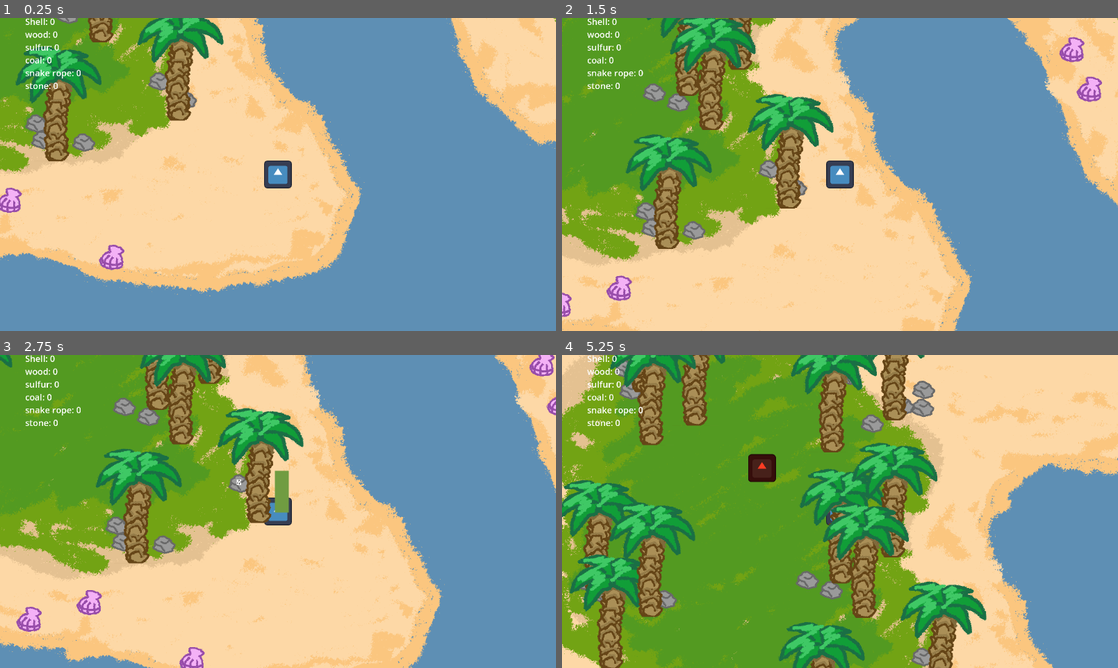
Above: before the commit, frames 1-4 (two rows, left to right).
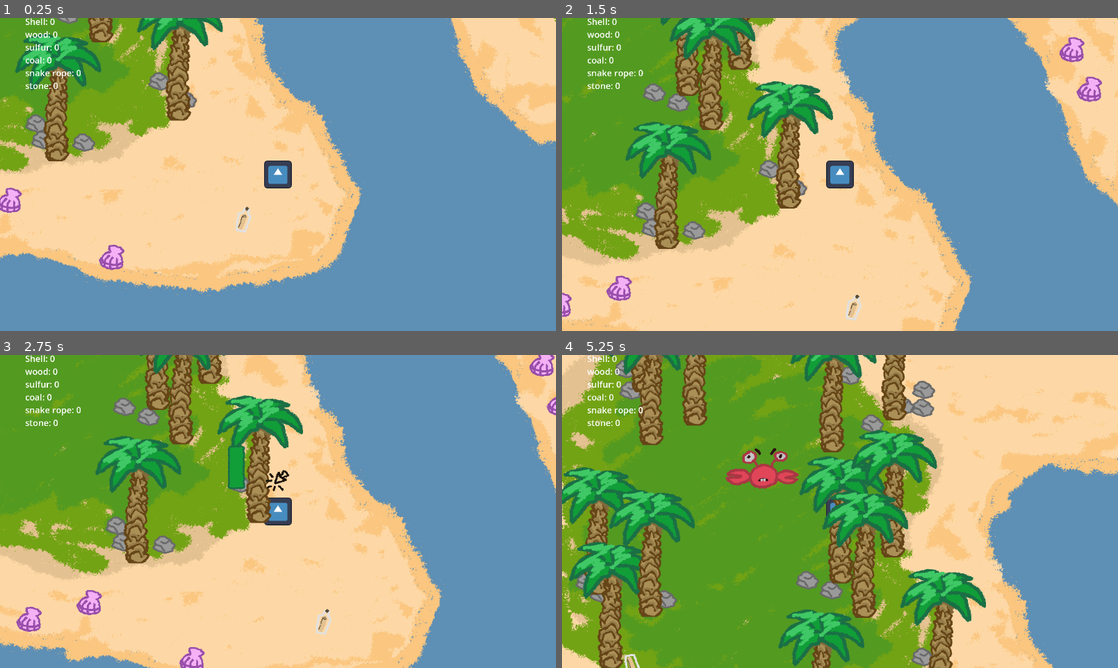
Above: after the commit, the same moments.

Repository: Tarudahat/Alone
Game: Godot game, scene res://scenes/islands/common_islands/island01.tscn
The game is run twice, just before and just after one commit, with the same random seed, the same clock (stepped at 60 frames per second) and the same inputs. The engine's default icon, where the game draws it, is replaced by a stand-in: a white triangle on a blue panel in a dark square.
Inputs (mouse positions are in pixels of both pictures, inside the frame that each line leads up to):
- Up to frame 1 (0.25 s): no input
- Up to frame 2 (1.5 s): move the mouse to (728, 118) at 0.52 s; hold J (rotate_stick_right) 0.53-1.28 s; hold E (collect) 0.53-1.28 s; click (728, 118) at 0.8 s; move the mouse to (639, 215) at 1.27 s; hold D (rotate_stick_left) from 1.28 s (still down); click (639, 215) at 1.35 s
- Up to frame 3 (2.75 s): tap E (collect) at 1.55 s; move the mouse to (155, 389) at 2.02 s; release D (rotate_stick_left) at 2.03 s; hold J (rotate_stick_right) from 2.03 s (still down); hold E (collect) from 2.03 s (still down); click (155, 389) at 2.3 s
- Up to frame 4 (5.25 s): move the mouse to (739, 414) at 2.77 s; release E (collect) at 2.78 s; click (739, 414) at 2.85 s; tap E (collect) at 3.05, 4.35 s; move the mouse to (795, 395) at 3.52 s; release J (rotate_stick_right) at 3.53 s; hold F (make_coal) 3.53-4.28 s; hold D (rotate_stick_left) from 3.53 s (still down); click (795, 395) at 3.8 s; move the mouse to (562, 580) at 4.27 s; move the mouse to (573, 567) at 5.02 s; press the mouse at (573, 567) at 5.03 s

The runs differ from the first frame. In frame 1, 3.6% of the frame differs, in the area x 2-46%, y 0-69%; in frame 2, 6.2%; in frame 3, 6.1%; in frame 4, 18%, in the area x 0-77%, y 0-100%.

Commit message:
add crab, tree hp, ui textures

Diff:
--- a/scenes/Player.tscn
+++ b/scenes/Player.tscn
@@ -75,4 +75,18 @@
 [node name="throw_cooldown" type="Timer" parent="."]
 wait_time = 0.3
 
+[node name="img_ui" type="TextureRect" parent="."]
+z_index = 100
+anchors_preset = 15
+anchor_right = 1.0
+anchor_bottom = 1.0
+offset_left = -526.0
+offset_top = -554.0
+offset_right = 194.0
+offset_bottom = 166.0
+grow_horizontal = 2
+grow_vertical = 2
+scale = Vector2(1.5, 1.5)
+stretch_mode = 3
+
 [connection signal="timeout" from="throw_cooldown" to="." method="_on_throw_cooldown_timeout"]
--- a/scenes/click_indicator.tscn
+++ b/scenes/click_indicator.tscn
@@ -1,6 +1,10 @@
-[gd_scene load_steps=2 format=3 uid="uid://cs6vorw8qhva2"]
+[gd_scene load_steps=3 format=3 uid="uid://cs6vorw8qhva2"]
 
 [ext_resource type="Texture2D" uid="uid://dsn2iw15ptviv" path="res://assets/click.png" id="1_mkgbx"]
+[ext_resource type="Script" uid="uid://dtt8kmdl47ssa" path="res://scripts/indicator.gd" id="2_r4xs6"]
 
 [node name="click_indicator" type="Sprite2D"]
+z_index = 70
+scale = Vector2(1.5, 1.5)
 texture = ExtResource("1_mkgbx")
+script = ExtResource("2_r4xs6")
--- a/scenes/crab.tscn
+++ b/scenes/crab.tscn
@@ -1,10 +1,32 @@
-[gd_scene load_steps=5 format=3 uid="uid://bi8c5e1k7qi8r"]
+[gd_scene load_steps=8 format=3 uid="uid://bi8c5e1k7qi8r"]
 
 [ext_resource type="Script" uid="uid://b214ub7m2aky5" path="res://scripts/crab.gd" id="1_2b8bq"]
-[ext_resource type="Texture2D" uid="uid://b2xbviayn2yjr" path="res://icon.svg" id="1_ow7wl"]
+[ext_resource type="Texture2D" uid="uid://cgq5s40lv3v3e" path="res://assets/enemies/crab.png" id="2_2b8bq"]
+
+[sub_resource type="AtlasTexture" id="AtlasTexture_rq6vx"]
+atlas = ExtResource("2_2b8bq")
+region = Rect2(0, 0, 240, 128)
+
+[sub_resource type="AtlasTexture" id="AtlasTexture_83q5x"]
+atlas = ExtResource("2_2b8bq")
+region = Rect2(240, 0, 240, 128)
+
+[sub_resource type="SpriteFrames" id="SpriteFrames_rftv6"]
+animations = [{
+"frames": [{
+"duration": 1.0,
+"texture": SubResource("AtlasTexture_rq6vx")
+}, {
+"duration": 1.0,
+"texture": SubResource("AtlasTexture_83q5x")
+}],
+"loop": true,
+"name": &"default",
+"speed": 5.0
+}]
 
 [sub_resource type="CircleShape2D" id="CircleShape2D_ow7wl"]
-radius = 55.3263
+radius = 127.063
 
 [sub_resource type="CircleShape2D" id="CircleShape2D_2b8bq"]
 radius = 466.429
@@ -19,9 +41,11 @@
 platform_floor_layers = 4294967294
 script = ExtResource("1_2b8bq")
 
-[node name="Sprite2D" type="Sprite2D" parent="."]
-modulate = Color(1, 0.235294, 0.137255, 1)
-texture = ExtResource("1_ow7wl")
+[node name="Sprite2D" type="AnimatedSprite2D" parent="."]
+scale = Vector2(1.5, 1.5)
+sprite_frames = SubResource("SpriteFrames_rftv6")
+autoplay = "default"
+frame_progress = 0.886327
 
 [node name="CollisionShape2D" type="CollisionShape2D" parent="."]
 shape = SubResource("CircleShape2D_ow7wl")
--- a/scenes/e_indicator.tscn
+++ b/scenes/e_indicator.tscn
@@ -1,6 +1,9 @@
-[gd_scene load_steps=2 format=3 uid="uid://dsp5tqil3gvlt"]
+[gd_scene load_steps=3 format=3 uid="uid://dsp5tqil3gvlt"]
 
 [ext_resource type="Texture2D" uid="uid://b7671mcybmvp4" path="res://assets/E.png" id="1_4d68p"]
+[ext_resource type="Script" uid="uid://dtt8kmdl47ssa" path="res://scripts/indicator.gd" id="2_a3ptr"]
 
 [node name="E_indicator" type="Sprite2D"]
+z_index = 70
 texture = ExtResource("1_4d68p")
+script = ExtResource("2_a3ptr")
--- a/scenes/islands/common_islands/island01.tscn
+++ b/scenes/islands/common_islands/island01.tscn
@@ -6,6 +6,8 @@
 [ext_resource type="PackedScene" uid="uid://dtojjnxtrvye8" path="res://scenes/snake.tscn" id="5_b8l7x"]
 [ext_resource type="PackedScene" uid="uid://bi8c5e1k7qi8r" path="res://scenes/crab.tscn" id="6_j7yk5"]
 [ext_resource type="PackedScene" uid="uid://vsswstq88npp" path="res://scenes/item.tscn" id="7_bp5o4"]
+[ext_resource type="PackedScene" uid="uid://bplo0xxon7kth" path="res://scenes/tutorial_flask.tscn" id="7_j7yk5"]
+[ext_resource type="Texture2D" uid="uid://cxqg4eb0upju0" path="res://assets/tutorials/tutorial2.png" id="8_bp5o4"]
 
 [node name="Island" type="Node2D"]
 
@@ -70,6 +72,122 @@
 [node name="Tree18" parent="Trees" instance=ExtResource("4_iywj2")]
 position = Vector2(753, -467)
 
+[node name="Shells" type="Node2D" parent="."]
+
+[node name="item" parent="Shells" instance=ExtResource("7_bp5o4")]
+position = Vector2(-1701, 1218)
+
+[node name="item2" parent="Shells" instance=ExtResource("7_bp5o4")]
+position = Vector2(-1978, 1295)
+
+[node name="item3" parent="Shells" instance=ExtResource("7_bp5o4")]
+position = Vector2(-1228, 1480)
+
+[node name="item4" parent="Shells" instance=ExtResource("7_bp5o4")]
+position = Vector2(-2372, 1118)
+
+[node name="item5" parent="Shells" instance=ExtResource("7_bp5o4")]
+position = Vector2(-2943, 388)
+
+[node name="item6" parent="Shells" instance=ExtResource("7_bp5o4")]
+position = Vector2(-2948, -557)
+
+[node name="item7" parent="Shells" instance=ExtResource("7_bp5o4")]
+position = Vector2(-2670, -896)
+
+[node name="item8" parent="Shells" instance=ExtResource("7_bp5o4")]
+position = Vector2(-1780, -1310)
+
+[node name="item9" parent="Shells" instance=ExtResource("7_bp5o4")]
+position = Vector2(464, 302)
+
+[node name="item11" parent="Shells" instance=ExtResource("7_bp5o4")]
+position = Vector2(2137, -749)
+
+[node name="item12" parent="Shells" instance=ExtResource("7_bp5o4")]
+position = Vector2(1904, 181)
+
+[node name="item10" parent="Shells" instance=ExtResource("7_bp5o4")]
+position = Vector2(383, 120)
+
+[node name="Stones" type="Node2D" parent="."]
+
+[node name="item" parent="Stones" instance=ExtResource("7_bp5o4")]
+position = Vector2(-1360, 951)
+item_type = 5
+
+[node name="item2" parent="Stones" instance=ExtResource("7_bp5o4")]
+position = Vector2(-1576, 864)
+item_type = 5
+
+[node name="item3" parent="Stones" instance=ExtResource("7_bp5o4")]
+position = Vector2(-1549, 940)
+item_type = 5
+
+[node name="item4" parent="Stones" instance=ExtResource("7_bp5o4")]
+position = Vector2(-892, 754)
+item_type = 5
+
+[node name="item5" parent="Stones" instance=ExtResource("7_bp5o4")]
+position = Vector2(-1010, 670)
+item_type = 5
+
+[node name="item6" parent="Stones" instance=ExtResource("7_bp5o4")]
+position = Vector2(-1542, 317)
+item_type = 5
+
+[node name="item7" parent="Stones" instance=ExtResource("7_bp5o4")]
+position = Vector2(-1432, 363)
+item_type = 5
+
+[node name="item8" parent="Stones" instance=ExtResource("7_bp5o4")]
+position = Vector2(-2196, 405)
+item_type = 5
+
+[node name="item9" parent="Stones" instance=ExtResource("7_bp5o4")]
+position = Vector2(-2557, 325)
+item_type = 5
+
+[node name="item10" parent="Stones" instance=ExtResource("7_bp5o4")]
+position = Vector2(-2492, 378)
+item_type = 5
+
+[node name="item11" parent="Stones" instance=ExtResource("7_bp5o4")]
+position = Vector2(-2378, -655)
+item_type = 5
+
+[node name="item12" parent="Stones" instance=ExtResource("7_bp5o4")]
+position = Vector2(-2355, -556)
+item_type = 5
+
+[node name="item13" parent="Stones" instance=ExtResource("7_bp5o4")]
+position = Vector2(-2173, -742)
+item_type = 5
+
+[node name="item14" parent="Stones" instance=ExtResource("7_bp5o4")]
+position = Vector2(-1349, -624)
+item_type = 5
+
+[node name="item15" parent="Stones" instance=ExtResource("7_bp5o4")]
+position = Vector2(-1007, -559)
+item_type = 5
+
+[node name="item16" parent="Stones" instance=ExtResource("7_bp5o4")]
+position = Vector2(-1102, -487)
+item_type = 5
+
+[node name="item17" parent="Stones" instance=ExtResource("7_bp5o4")]
+position = Vector2(-1011, -476)
+item_type = 5
+
+[node name="item18" parent="Stones" instance=ExtResource("7_bp5o4")]
+position = Vector2(-1243, -404)
+item_type = 5
+
+[node name="item19" parent="Stones" instance=ExtResource("7_bp5o4")]
+position = Vector2(-1243, -404)
+item_type = 5
+
 [node name="Enemies" type="Node2D" parent="."]
 
 [node name="Snake" parent="Enemies" instance=ExtResource("5_b8l7x")]
@@ -93,121 +211,13 @@
 [node name="Crab" parent="Enemies" instance=ExtResource("6_j7yk5")]
 position = Vector2(-1845, -217)
 
-[node name="Shells" type="Node2D" parent="."]
-
-[node name="item" parent="Shells" instance=ExtResource("7_bp5o4")]
-position = Vector2(-1701, 1218)
-
-[node name="item2" parent="Shells" instance=ExtResource("7_bp5o4")]
-position = Vector2(-1978, 1295)
-
-[node name="item3" parent="Shells" instance=ExtResource("7_bp5o4")]
-position = Vector2(-1228, 1480)
-
-[node name="item4" parent="Shells" instance=ExtResource("7_bp5o4")]
-position = Vector2(-2372, 1118)
-
-[node name="item5" parent="Shells" instance=ExtResource("7_bp5o4")]
-position = Vector2(-2943, 388)
-
-[node name="item6" parent="Shells" instance=ExtResource("7_bp5o4")]
-position = Vector2(-2948, -557)
-
-[node name="item7" parent="Shells" instance=ExtResource("7_bp5o4")]
-position = Vector2(-2670, -896)
-
-[node name="item8" parent="Shells" instance=ExtResource("7_bp5o4")]
-position = Vector2(-1780, -1310)
-
-[node name="item9" parent="Shells" instance=ExtResource("7_bp5o4")]
-position = Vector2(464, 302)
-
-[node name="item11" parent="Shells" instance=ExtResource("7_bp5o4")]
-position = Vector2(2137, -749)
-
-[node name="item12" parent="Shells" instance=ExtResource("7_bp5o4")]
-position = Vector2(1904, 181)
-
-[node name="item10" parent="Shells" instance=ExtResource("7_bp5o4")]
-position = Vector2(383, 120)
-
-[node name="Stones" type="Node2D" parent="."]
-
-[node name="item" parent="Stones" instance=ExtResource("7_bp5o4")]
-position = Vector2(-1360, 951)
-item_type = 5
-
-[node name="item2" parent="Stones" instance=ExtResource("7_bp5o4")]
-position = Vector2(-1576, 864)
-item_type = 5
-
-[node name="item3" parent="Stones" instance=ExtResource("7_bp5o4")]
-position = Vector2(-1549, 940)
-item_type = 5
-
-[node name="item4" parent="Stones" instance=ExtResource("7_bp5o4")]
-position = Vector2(-892, 754)
-item_type = 5
-
-[node name="item5" parent="Stones" instance=ExtResource("7_bp5o4")]
-position = Vector2(-1010, 670)
-item_type = 5
-
-[node name="item6" parent="Stones" instance=ExtResource("7_bp5o4")]
-position = Vector2(-1542, 317)
-item_type = 5
-
-[node name="item7" parent="Stones" instance=ExtResource("7_bp5o4")]
-position = Vector2(-1432, 363)
-item_type = 5
-
-[node name="item8" parent="Stones" instance=ExtResource("7_bp5o4")]
-position = Vector2(-2196, 405)
-item_type = 5
-
-[node name="item9" parent="Stones" instance=ExtResource("7_bp5o4")]
-position = Vector2(-2557, 325)
-item_type = 5
-
-[node name="item10" parent="Stones" instance=ExtResource("7_bp5o4")]
-position = Vector2(-2492, 378)
-item_type = 5
-
-[node name="item11" parent="Stones" instance=ExtResource("7_bp5o4")]
-position = Vector2(-2378, -655)
-item_type = 5
-
-[node name="item12" parent="Stones" instance=ExtResource("7_bp5o4")]
-position = Vector2(-2355, -556)
-item_type = 5
-
-[node name="item13" parent="Stones" instance=ExtResource("7_bp5o4")]
-position = Vector2(-2173, -742)
-item_type = 5
-
-[node name="item14" parent="Stones" instance=ExtResource("7_bp5o4")]
-position = Vector2(-1349, -624)
-item_type = 5
-
-[node name="item15" parent="Stones" instance=ExtResource("7_bp5o4")]
-position = Vector2(-1007, -559)
-item_type = 5
-
-[node name="item16" parent="Stones" instance=ExtResource("7_bp5o4")]
-position = Vector2(-1102, -487)
-item_type = 5
-
-[node name="item17" parent="Stones" instance=ExtResource("7_bp5o4")]
-position = Vector2(-1011, -476)
-item_type = 5
-
-[node name="item18" parent="Stones" instance=ExtResource("7_bp5o4")]
-position = Vector2(-1243, -404)
-item_type = 5
-
-[node name="item19" parent="Stones" instance=ExtResource("7_bp5o4")]
-position = Vector2(-1243, -404)
-item_type = 5
-
 [node name="Player" parent="." instance=ExtResource("2_h75ht")]
 position = Vector2(-521, 1225)
+
+[node name="tutorial_flask" parent="." instance=ExtResource("7_j7yk5")]
+position = Vector2(-622, 1307)
+
+[node name="tutorial_flask2" parent="." instance=ExtResource("7_j7yk5")]
+position = Vector2(-2345, 714)
+flip_v = true
+texture_ = ExtResource("8_bp5o4")
--- a/scenes/snake.tscn
+++ b/scenes/snake.tscn
@@ -1,13 +1,49 @@
-[gd_scene load_steps=5 format=3 uid="uid://dtojjnxtrvye8"]
+[gd_scene load_steps=10 format=3 uid="uid://dtojjnxtrvye8"]
 
-[ext_resource type="Texture2D" uid="uid://b2xbviayn2yjr" path="res://icon.svg" id="1_a5f6l"]
 [ext_resource type="Script" uid="uid://cgxwffr0y3d4v" path="res://scripts/snake.gd" id="1_yc36x"]
+[ext_resource type="Texture2D" uid="uid://bwoc7bivslx44" path="res://assets/enemies/snake.png" id="2_yc36x"]
+
+[sub_resource type="AtlasTexture" id="AtlasTexture_auphx"]
+atlas = ExtResource("2_yc36x")
+region = Rect2(0, 0, 40, 160)
+
+[sub_resource type="AtlasTexture" id="AtlasTexture_l4b1q"]
+atlas = ExtResource("2_yc36x")
+region = Rect2(40, 0, 40, 160)
+
+[sub_resource type="AtlasTexture" id="AtlasTexture_4j5f3"]
+atlas = ExtResource("2_yc36x")
+region = Rect2(80, 0, 40, 160)
+
+[sub_resource type="AtlasTexture" id="AtlasTexture_1p8c4"]
+atlas = ExtResource("2_yc36x")
+region = Rect2(120, 0, 40, 160)
+
+[sub_resource type="SpriteFrames" id="SpriteFrames_oj63r"]
+animations = [{
+"frames": [{
+"duration": 1.0,
+"texture": SubResource("AtlasTexture_auphx")
+}, {
+"duration": 1.0,
+"texture": SubResource("AtlasTexture_l4b1q")
+}, {
+"duration": 1.0,
+"texture": SubResource("AtlasTexture_4j5f3")
+}, {
+"duration": 1.0,
+"texture": SubResource("AtlasTexture_1p8c4")
+}],
+"loop": true,
+"name": &"default",
+"speed": 5.0
+}]
 
 [sub_resource type="RectangleShape2D" id="RectangleShape2D_yc36x"]
 size = Vector2(200, 44)
 
 [sub_resource type="CircleShape2D" id="CircleShape2D_yc36x"]
-radius = 344.001
+radius = 430.01
 
 [node name="Snake" type="CharacterBody2D"]
 input_pickable = true
@@ -17,10 +53,12 @@
 platform_floor_layers = 4294967294
 script = ExtResource("1_yc36x")
 
-[node name="Sprite2D" type="Sprite2D" parent="."]
-modulate = Color(0.235294, 1, 0.0980392, 1)
-scale = Vector2(1.54688, 0.34375)
-texture = ExtResource("1_a5f6l")
+[node name="Sprite2D" type="AnimatedSprite2D" parent="."]
+rotation = 1.5708
+scale = Vector2(1.5, 1.5)
+sprite_frames = SubResource("SpriteFrames_oj63r")
+autoplay = "default"
+frame_progress = 0.297862
 
 [node name="CollisionShape2D" type="CollisionShape2D" parent="."]
 shape = SubResource("RectangleShape2D_yc36x")
--- a/scenes/tree.tscn
+++ b/scenes/tree.tscn
@@ -1,8 +1,9 @@
-[gd_scene load_steps=8 format=3 uid="uid://4dr46qywa42t"]
+[gd_scene load_steps=9 format=3 uid="uid://4dr46qywa42t"]
 
 [ext_resource type="Texture2D" uid="uid://bk8ola3ebtjm6" path="res://assets/tree.png" id="1_avsvi"]
 [ext_resource type="Script" uid="uid://bslg5pnjdmc6j" path="res://scripts/tree.gd" id="2_vplca"]
 [ext_resource type="PackedScene" uid="uid://cs6vorw8qhva2" path="res://scenes/click_indicator.tscn" id="3_viusy"]
+[ext_resource type="Texture2D" uid="uid://4bxuuq6062l3" path="res://assets/tree_hp_bar_empty.png" id="4_ake3r"]
 [ext_resource type="Texture2D" uid="uid://c3d61suif5la0" path="res://assets/tree_hp_bar.png" id="4_qd6xs"]
 
 [sub_resource type="CircleShape2D" id="CircleShape2D_viusy"]
@@ -37,17 +38,7 @@
 shape = SubResource("RectangleShape2D_vplca")
 
 [node name="click_indicator" parent="." instance=ExtResource("3_viusy")]
-position = Vector2(-97, 113)
-
-[node name="ProgressBar" type="TextureProgressBar" parent="click_indicator"]
-offset_left = 165.0
-offset_top = -53.0
-offset_right = 229.0
-offset_bottom = 139.0
-max_value = 20.0
-fill_mode = 3
-texture_progress = ExtResource("4_qd6xs")
-metadata/_edit_use_anchors_ = true
+position = Vector2(80, 99)
 
 [node name="Timer" type="Timer" parent="."]
 
@@ -58,6 +49,18 @@
 position = Vector2(1, 136)
 shape = SubResource("CircleShape2D_qd6xs")
 
+[node name="ProgressBar" type="TextureProgressBar" parent="."]
+z_index = 60
+offset_left = -149.0
+offset_top = -55.0
+offset_right = -69.0
+offset_bottom = 145.0
+max_value = 20.0
+fill_mode = 3
+texture_under = ExtResource("4_ake3r")
+texture_progress = ExtResource("4_qd6xs")
+metadata/_edit_use_anchors_ = true
+
 [connection signal="mouse_entered" from="punch_hitbox" to="." method="_on_punch_hitbox_mouse_entered"]
 [connection signal="mouse_exited" from="punch_hitbox" to="." method="_on_punch_hitbox_mouse_exited"]
 [connection signal="timeout" from="Timer" to="." method="_on_timer_timeout"]
--- /dev/null
+++ b/scenes/tutorial_flask.tscn
@@ -0,0 +1,23 @@
+[gd_scene load_steps=5 format=3 uid="uid://bplo0xxon7kth"]
+
+[ext_resource type="Texture2D" uid="uid://c4cmmdaba7dev" path="res://assets/tutorials/tutorial_flask.png" id="1_yos8o"]
+[ext_resource type="PackedScene" uid="uid://dsp5tqil3gvlt" path="res://scenes/e_indicator.tscn" id="2_ooujo"]
+[ext_resource type="Script" uid="uid://cgle8ukn1dfp8" path="res://scripts/tutorial_flask.gd" id="2_yos8o"]
+
+[sub_resource type="CircleShape2D" id="CircleShape2D_rogje"]
+radius = 71.0634
+
+[node name="tutorial_flask" type="Sprite2D"]
+texture = ExtResource("1_yos8o")
+script = ExtResource("2_yos8o")
+
+[node name="Area2D" type="Area2D" parent="."]
+
+[node name="CollisionShape2D" type="CollisionShape2D" parent="Area2D"]
+shape = SubResource("CircleShape2D_rogje")
+
+[node name="E_indicator" parent="." instance=ExtResource("2_ooujo")]
+position = Vector2(1, -76)
+
+[connection signal="body_entered" from="Area2D" to="." method="_on_area_2d_body_entered"]
+[connection signal="body_exited" from="Area2D" to="." method="_on_area_2d_body_exited"]
--- /dev/null
+++ b/scripts/indicator.gd
@@ -0,0 +1,10 @@
+extends Sprite2D
+
+@export var speed = 1
+@onready var og_position = self.position
+var x = 0
+
+# Called every frame. 'delta' is the elapsed time since the previous frame.
+func _process(delta: float) -> void:
+	position = og_position + Vector2(0, sin(x)*15)
+	x += 1 * speed * delta
--- a/scripts/item.gd
+++ b/scripts/item.gd
@@ -6,7 +6,7 @@
 
 
 # Called every frame. 'delta' is the elapsed time since the previous frame.
-func _process(delta: float) -> void:
+func _process(_delta: float) -> void:
 	frame=item_type
 	$E_indicator.visible = false
 	if player_in_range:
--- a/scripts/player.gd
+++ b/scripts/player.gd
@@ -23,7 +23,7 @@
 		if items[victim_idx]:
 			items[victim_idx] -= 1
 
-func _process(delta):
+func _process(_delta):
 	$VBoxContainer/Label.text = "Shell: " + str(items[0])
 	$VBoxContainer/Label2.text = "wood: " + str(items[1])
 	$VBoxContainer/Label3.text = "sulfur: " + str(items[2])
--- a/scripts/start_fire_minigame.gd
+++ b/scripts/start_fire_minigame.gd
@@ -18,7 +18,7 @@
 	$friction_timer.start(friction_level_time_limits[0])
 
 # Called every frame. 'delta' is the elapsed time since the previous frame.
-func _process(delta: float) -> void:
+func _process(_delta: float) -> void:
 	if input_delay_over:
 		if Input.is_action_just_pressed("rotate_stick_left") and stick_side == 1:
 			$Stick.flip_h = true
--- a/scripts/tree.gd
+++ b/scripts/tree.gd
@@ -11,11 +11,13 @@
 	pass
 
 # Called every frame. 'delta' is the elapsed time since the previous frame.
-func _process(delta: float) -> void:
-	$click_indicator/ProgressBar.value = hp;
+func _process(_delta: float) -> void:
+	$ProgressBar.value = hp;
+	$ProgressBar.visible = false;
 	$click_indicator.visible = false
 	if player_in_range:
 		$click_indicator.visible = true
+		$ProgressBar.visible = true;
 		if mouse_in_hitbox:
 			if Input.is_action_just_pressed("left_click"):
 				if $Timer.time_left <= 0:
--- /dev/null
+++ b/scripts/tutorial_flask.gd
@@ -0,0 +1,28 @@
+extends Sprite2D
+class_name tutorial_flask
+
+@export var texture_ = load("res://assets/tutorials/tutorial.png")
+var player_in_range: bool = false
+var player_node: Node2D = null
+
+# Called every frame. 'delta' is the elapsed time since the previous frame.
+func _process(delta: float) -> void:
+	$E_indicator.visible = false
+	if player_in_range:
+		$E_indicator.visible = true
+		if player_node:
+			if Input.is_action_just_pressed("collect"):
+				player_node.get_node("img_ui").texture = texture_
+			if Input.is_action_just_pressed("left_click"):
+				player_node.get_node("img_ui").texture = null
+
+
+func _on_area_2d_body_entered(body: Node2D) -> void:
+	if body is Player:
+		player_node = body
+		player_in_range = true
+
+func _on_area_2d_body_exited(body: Node2D) -> void:
+	player_in_range = false
+	if player_node:
+		player_node.get_node("img_ui").texture = null
Binary file changed: assets/E.png
Binary file changed: assets/click.png
Binary file added: assets/enemies/crab.png
Not shown, changed: assets/enemies/crab.png.import
Binary file added: assets/enemies/snake.png
Not shown, changed: assets/enemies/snake.png.import
Binary file changed: assets/items_thick.png
Binary file changed: assets/tree.png
Binary file removed: assets/tree1.png
Binary file changed: assets/tree_hp_bar.png
Binary file added: assets/tree_hp_bar_empty.png
Not shown, changed: assets/tree_hp_bar_empty.png.import
(and 19 more such lines)
